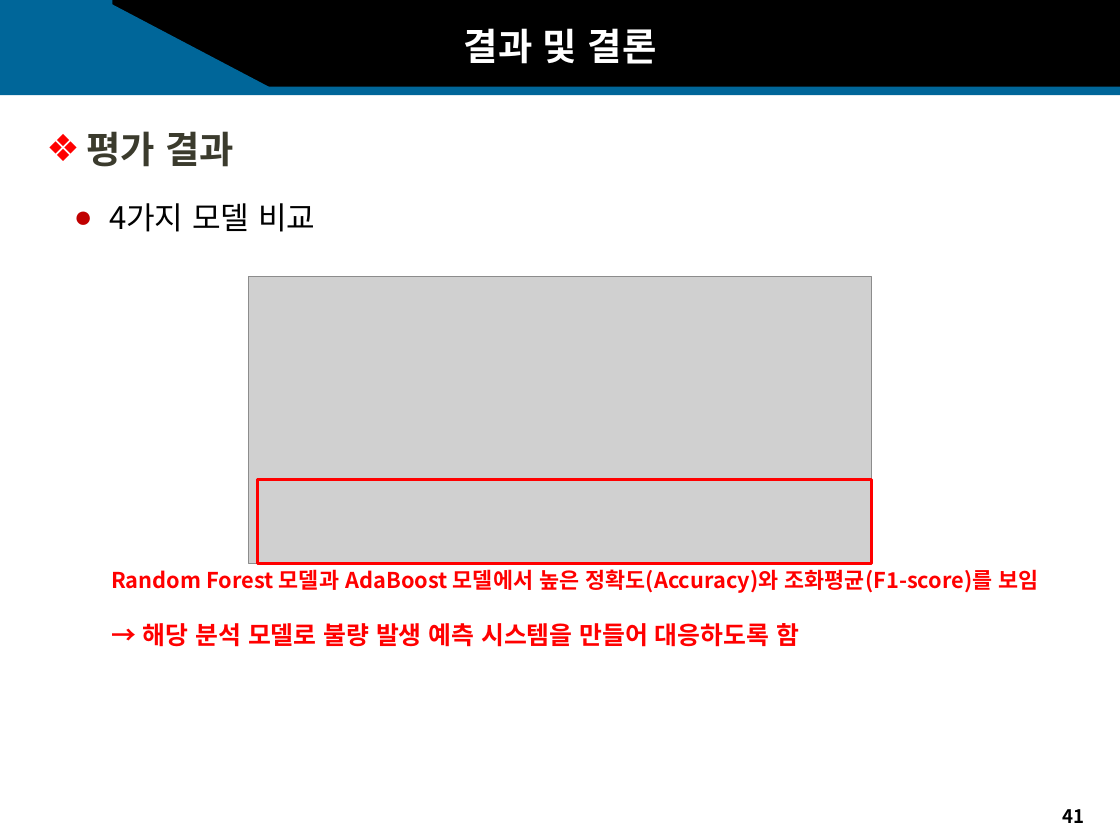
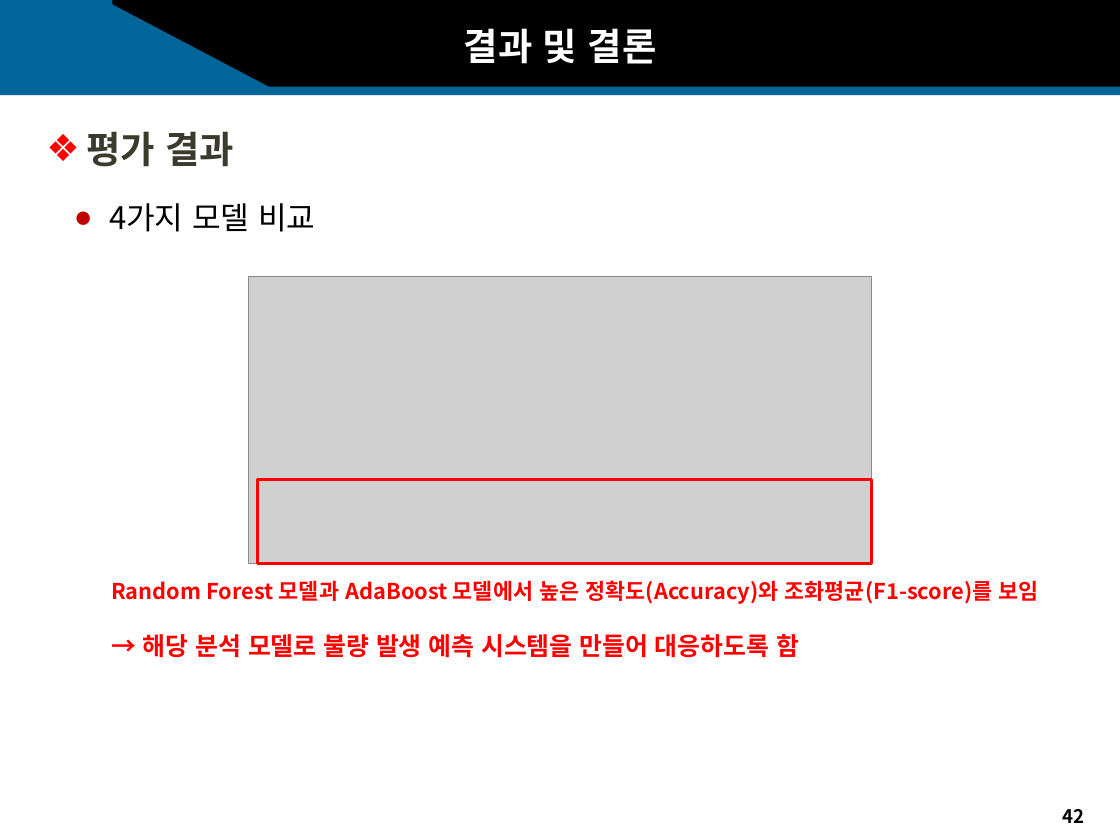
Before and after one commit to sakura09040904/Portfolio, a slide deck: slide 42 of 2. 1학년2학기/1. 어프렌티스 프로젝트/11주차_기말프로젝트/11주차_과제_발표자료.pptx (slide 41 before the commit). Drawn at 1120x840 pixels with LibreOffice and Linux fonts; fonts in the diff are those of the drawing; grey boxes stand for pictures; background and template pictures are left out. Boxes give left, top, right and bottom in pixels: in the first picture for what was removed or moved away, otherwise in the second. Text is boxed around its words. In the diff, an @@ line names an element or a change of style, - is before the commit and + after.

```diff
--- a/2. 1학년2학기/1. 어프렌티스 프로젝트/11주차_기말프로젝트/11주차_과제_발표자료.pptx
+++ b/2. 1학년2학기/1. 어프렌티스 프로젝트/11주차_기말프로젝트/11주차_과제_발표자료.pptx
@@ text "Random Forest 모델과 AdaBoost 모델에서 ...": place and size @@
-text "Random Forest 모델과 AdaBoost 모델에서 ..." at (111, 569, 1039, 647)
+text "Random Forest 모델과 AdaBoost 모델에서 ..." at (111, 580, 1039, 658)
@@ page number at (1062, 809, 1084, 823): text changed @@
-41
+42
```
Also in this commit, not shown: 2 other slides changed, 3 slides added, 52 other files.
